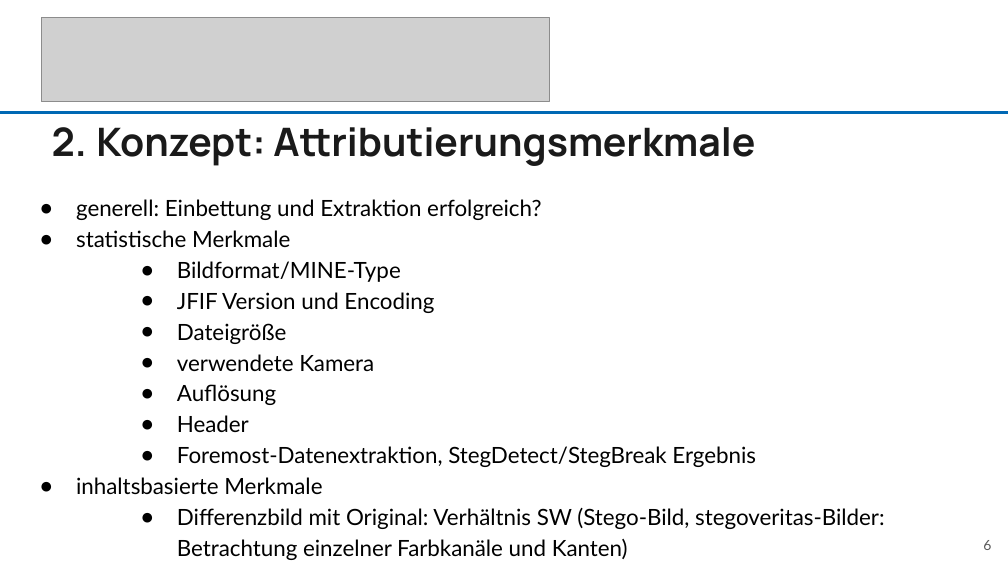
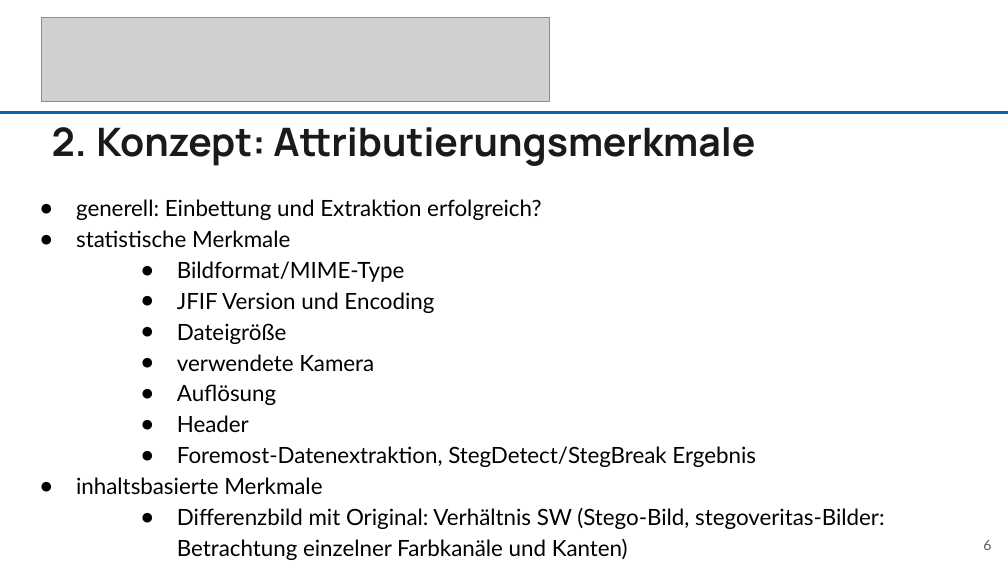
Before and after one commit to bh-8/amsl-it-security-projects, a slide deck: slide 6 of SMKITS5/documentation/SMKITS-Presentation DR2.pptx. Drawn at 1008x567 pixels with LibreOffice and Linux fonts; fonts in the diff are those of the drawing; grey boxes stand for pictures. Boxes give left, top, right and bottom in pixels: in the first picture for what was removed or moved away, otherwise in the second. Text is boxed around its words. In the diff, an @@ line names an element or a change of style, - is before the commit and + after.

Commit message:
presentation dr2

```diff
--- a/SMKITS5/documentation/SMKITS-Presentation DR2.pptx
+++ b/SMKITS5/documentation/SMKITS-Presentation DR2.pptx
@@ text at (177, 261, 405, 282): text changed @@
-● Bildformat/MINE-Type
+● Bildformat/MIME-Type
```
Also in this commit, not shown: 1 other file.
